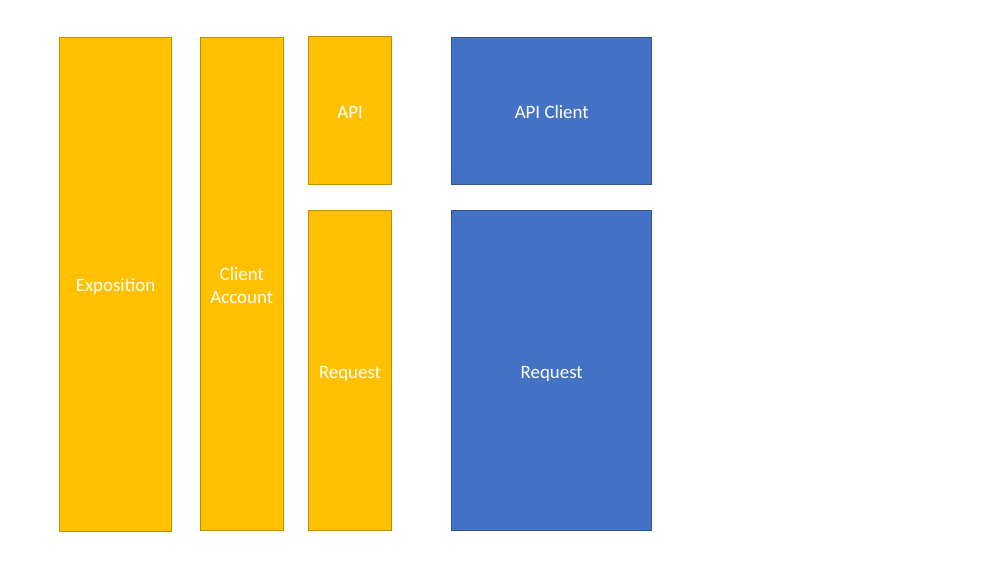
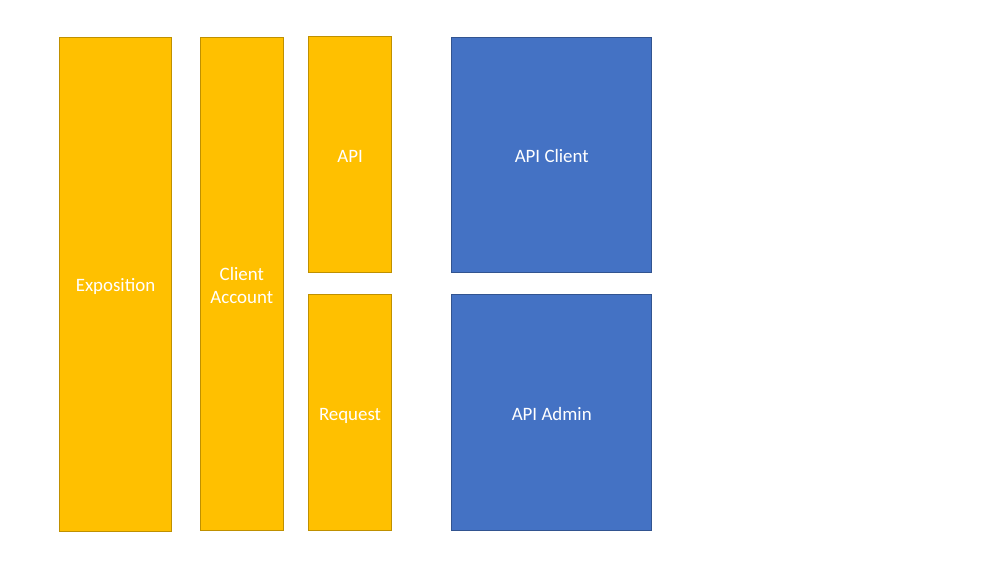
Before and after one commit to tcatonet/AL, a slide deck: slide 17 of projet AL.pptx. Drawn at 1008x567 pixels with LibreOffice and Linux fonts; fonts in the diff are those of the drawing. Boxes give left, top, right and bottom in pixels: in the first picture for what was removed or moved away, otherwise in the second. Text is boxed around its words. In the diff, an @@ line names an element or a change of style, - is before the commit and + after.

```diff
--- a/projet AL.pptx
+++ b/projet AL.pptx
@@ rectangle "API": place and size @@
-rectangle "API" at box(309, 37, 392, 185)
+rectangle "API" at box(309, 37, 392, 273)
@@ rectangle "API Client": place and size @@
-rectangle "API Client" at box(452, 37, 652, 185)
+rectangle "API Client" at box(452, 37, 652, 273)
@@ rectangle "Request": place and size @@
-rectangle "Request" at box(309, 211, 392, 531)
+rectangle "Request" at box(309, 294, 392, 531)
@@ rectangle "API Admin": place and size @@
-rectangle "API Admin" at box(452, 211, 652, 531)
+rectangle "API Admin" at box(452, 294, 652, 531)
@@ text in rectangle at box(512, 407, 592, 420): text changed @@
-Request
+API Admin
```
Also in this commit, not shown: 11 other slides changed, 5 slides added, 1 slide removed, 1 other file.
